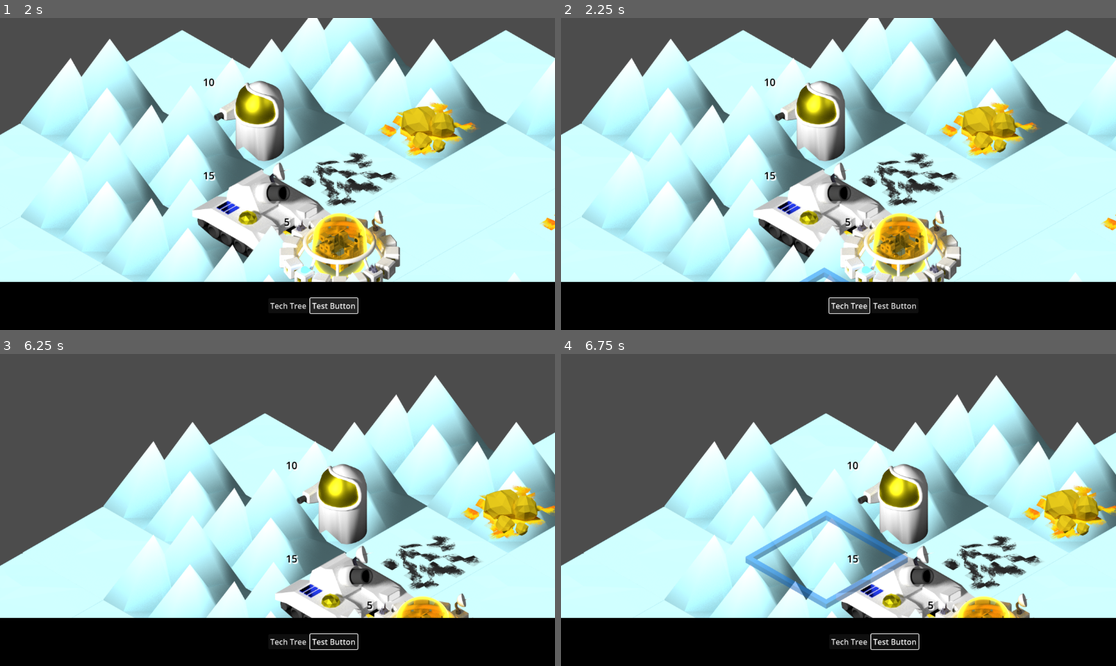
Above: before the commit, frames 1-4 (two rows, left to right).
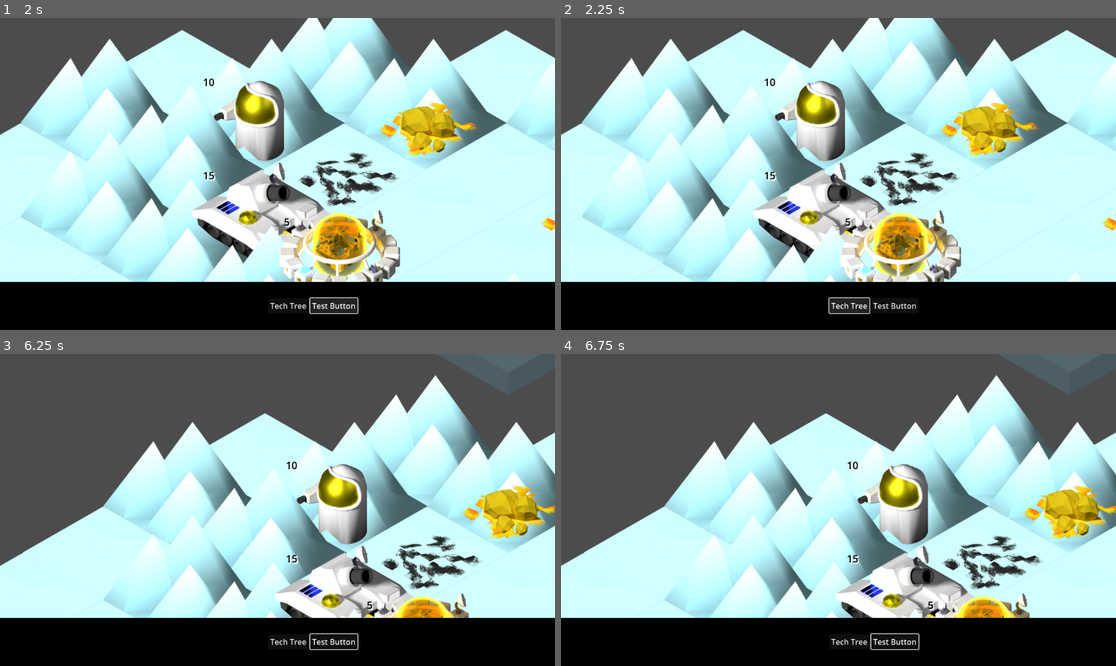
Above: after the commit, the same moments.

Repository: lifflander/stp
Game: Godot game, scene res://node_2d.tscn
Same seed, same stepped clock (60 frames per second), same inputs: the game is played once before the commit and once after it.
Inputs (mouse positions are in pixels of both pictures, inside the frame that each line leads up to):
- Up to frame 1 (2 s): click "Tech Tree" at 0.5 s; click "Test Button" at 1.25 s
- Up to frame 2 (2.25 s): click "Tech Tree" at 2 s
- Up to frame 3 (6.25 s): click "Test Button" at 2.75 s; click "Tech Tree" at 3.5 s; click "Test Button" at 4.25 s; tap Enter at 5 s; move the mouse to (399, 494) at 5.02 s; click (399, 494) at 5.17 s; tap Space at 5.75 s; drag from (166, 525) to (249, 572) at 5.77 s
- Up to frame 4 (6.75 s): move the mouse to (894, 441) at 6.52 s; click (894, 441) at 6.67 s

Frame 1 is identical in both runs. In frame 2, 0.2% of the frame differs, in the area x 42-52%, y 79-85%; in frame 3, 1.0%; in frame 4, 2.7%, in the area x 33-98%, y 0-82%.

Commit message:
Rewrite selection

Diff:
--- a/TileMap.gd
+++ b/TileMap.gd
@@ -9,9 +9,65 @@
 const unit_tile_set : int = 8
 var width : int = 200
 var height : int = 200
-var selected_cell : Vector2i = Vector2i(-1,-1)
-var selected_times : int = 0
-var unit_is_selected : bool = false
+
+class SelectionState:
+	var tile : Vector2i = Vector2i(-1,-1)
+	var times : int = 0
+	var map : Map = null
+	var has_unit_selected : bool = false
+	var unit_valid_moves : Array[Vector2i]
+
+	func _init(in_map : Map):
+		map = in_map
+
+	func select(in_tile : Vector2i) -> Vector2i:
+		var old_tile = tile
+
+		if in_tile != tile:
+			tile = in_tile
+			times = 0
+		else:
+			times += 1
+
+		has_unit_selected = unitSelected()
+
+		return old_tile
+
+	func getTile() -> Vector2i:
+		return tile
+
+	func validTile() -> bool:
+		return tile != Vector2i(-1,-1)
+
+	func selectedTileHasBase() -> bool:
+		if validTile():
+			return map.getTileVec(tile).hasBase()
+		else:
+			return false
+
+	func selectedTileHasUnit() -> bool:
+		if validTile():
+			return map.getTileVec(tile).hasUnit()
+		else:
+			return false
+
+	func unitSelected() -> bool:
+		if selectedTileHasUnit() and times % 2 == 0:
+			return true
+		else:
+			return false
+
+	func baseSelected() -> bool:
+		if selectedTileHasBase():
+			if selectedTileHasUnit() and times % 2 == 1:
+				return true
+			elif selectedTileHasUnit() and times % 2 == 0:
+				return false
+			return true
+		else:
+			return false
+
+var selection : SelectionState = null
 
 var selection_layer : int = -1
 var unit_layer_id : int = -1
@@ -57,6 +113,8 @@
 
 	drawTerrainLayer()
 
+	selection = SelectionState.new(map)
+
 func drawTerrainLayer():
 	# Draw the base map layer
 	for x in range(width):
@@ -64,36 +122,6 @@
 			var tile = map.getTileXY(x, y)
 			if tile != null:
 				set_cell(terrain_layer_id, Vector2i(x,y), tile.atlas.source_id, tile.atlas.atlas_coord)
-
-func hasUnitOnSquare(cell : Vector2i) -> bool:
-	if cell.x == -1 or cell.y == -1:
-		return false
-	else:
-		return map.getTileVec(cell).unit != null
-
-func hasBaseOnSquare(cell : Vector2i) -> bool:
-	if cell.x == -1 or cell.y == -1:
-		return false
-	else:
-		return map.getTileVec(cell).base != null
-
-func unselectCurrent():
-	var dcr = get_parent().find_child("DynamicColorRect") as ColorRect
-	dcr.visible = false
-	if selected_cell.x != -1 and selected_cell.y != -1:
-		set_cell(selection_layer, selected_cell, -1, Vector2i(0,0), 0)
-	unit_is_selected = false
-	if builder:
-		builder.queue_free()
-
-func unselectAround():
-	var unit = map.getTileVec(selected_cell).unit
-	if unit:
-		for move in unit.getValidMoves():
-			set_cell(selection_layer, move, -1, Vector2i(-1,-1), 0)
-	if builder:
-		builder.queue_free()
-		builder = null
 
 func animateUnit(unit : LogicEngine.Unit, from : Vector2i, to : Vector2i):
 	var new_sprite : Sprite2D = Sprite2D.new()
@@ -138,50 +166,69 @@
 	#var u4 = BuildUnit.new(LogicEngine.TankUnit.new(logic_engine, self, loc))
 	#dcrc.add_child(u4)
 
-func selectCell(cell : Vector2i):
-	var set_selected = true
-	if cell == selected_cell:
-		selected_times += 1
-
-		if hasUnitOnSquare(selected_cell) and selected_times % 2 != 0:
-			unit_is_selected = false
-			unselectAround()
+func unselectCell(tile : Vector2i):
+	set_cell(selection_layer, tile, -1, Vector2i(0,0), 0)
+	var dcr = get_parent().find_child("DynamicColorRect") as ColorRect
+	dcr.visible = false
+	if builder:
+		builder.queue_free()
+		builder = null
+
+func selectCell(tile : Vector2i):
+	if selection.has_unit_selected:
+		var elm = map.getTileVec(selection.getTile())
+		var unit = elm.unit
+
+		if unit:
+			var valid_moves = unit.getValidMoves()
+			if tile in valid_moves:
+				print("moving to tile: ", tile)
+				var tween = animateUnit(unit, selection.getTile(), tile)
+				elm.unit = null
+
+				var do_move = func do_move_impl():
+					logic_engine.moveUnit(unit, selection.getTile(), tile)
+
+				tween.tween_callback(do_move)
+
+				tile = Vector2i(-1,-1)
+
+			for move in valid_moves:
+				set_cell(selection_layer, move, -1, Vector2i(3,0), 0)
+		else:
+			for move in selection.unit_valid_moves:
+				set_cell(selection_layer, move, -1, Vector2i(3,0), 0)
+
+	var old_tile = selection.select(tile)
+
+	if old_tile != tile:
+		unselectCell(old_tile)
+
+	var unit_selected = selection.unitSelected()
+	var base_selected = selection.baseSelected()
+
+	print("unit: ", unit_selected, ", base:", base_selected)
+
+	if unit_selected:
+		unselectCell(selection.getTile())
+
+		var unit = map.getTileVec(selection.getTile()).unit
+		var source = tile_set.get_source(10) as TileSetAtlasSource
+		var origin = source.get_tile_data(unit.unit_coord, 0).texture_origin
+		var tile_data = source.get_tile_data(unit.unit_coord, 0)
+
+		var tween = get_tree().create_tween()
+		tween.tween_property(tile_data, "texture_origin:y", origin.y+50, 0.1).set_trans(Tween.TRANS_LINEAR)
+		tween.chain().tween_property(tile_data, "texture_origin:y", origin.y, 0.1).set_trans(Tween.TRANS_LINEAR)
+
+		var valid_moves = unit.getValidMoves()
+		selection.unit_valid_moves = valid_moves
+		for move in valid_moves:
+			set_cell(selection_layer, move, 9, Vector2i(3,0), 0)
+	elif base_selected:
+		setUIForBase(map.getTileVec(selection.getTile()).base)
 	else:
-		if hasUnitOnSquare(selected_cell) and selected_times % 2 == 0:
-			print("calling move unit")
-			unselectAround()
-			var tile = map.getTileVec(selected_cell)
-			var unit = tile.unit
-			if cell in unit.getValidMoves():
-				var tween = animateUnit(unit, selected_cell, cell)
-				tile.unit = null
-
-				var do_move = func do_move_impl():
-					logic_engine.moveUnit(unit, selected_cell, cell)
-
-				tween.tween_callback(do_move)
-			selected_cell = Vector2i(-1,-1)
-			set_selected = false
-		else:
-			unselectAround()
-
-		unselectCurrent()
-		selected_times = 0
-
-		if hasBaseOnSquare(cell) and selected_times % 2 == 0:
-			setUIForBase(map.getTileVec(cell).base)
-
-	if set_selected:
-		selected_cell = cell
-		if hasUnitOnSquare(selected_cell):
-			var unit = map.getTileVec(selected_cell).unit
-			var source = tile_set.get_source(10) as TileSetAtlasSource
-			var origin = source.get_tile_data(unit.unit_coord, 0).texture_origin
-			var tile_data = source.get_tile_data(unit.unit_coord, 0)
-
-			var tween = get_tree().create_tween()
-			tween.tween_property(tile_data, "texture_origin:y", origin.y+50, 0.1).set_trans(Tween.TRANS_LINEAR)
-			tween.chain().tween_property(tile_data, "texture_origin:y", origin.y, 0.1).set_trans(Tween.TRANS_LINEAR)
+		set_cell(selection_layer, selection.getTile(), 9, Vector2i(0,0), 0)
 
 func drawCity(base : LogicEngine.Base):
 	set_cell(city_layer_id, base.location, base.base_source_id, base.base_coord, 0)
@@ -217,7 +264,7 @@
 			var tile = map.getTileXY(x, y)
 			if tile != null and tile.unit != null:
 				set_cell(unit_layer_id, Vector2i(x,y), tile.unit.unit_source_id, tile.unit.unit_coord, 0)
-				set_cell(selection_layer, selected_cell, -1, Vector2i(0,0), 0)
+				set_cell(selection_layer, selection.getTile(), -1, Vector2i(0,0), 0)
 
 				# raster the health indicator
 				var new_label : Label = Label.new()
@@ -231,7 +278,9 @@
 				label_holder.add_child(new_label)
 
 				# check if we need to raster a builder icon
-				if not builder and tile.unit.hasBuilder() and unit_is_selected and selected_cell.x == x and selected_cell.y == y:
+				var selected_tile = selection.getTile()
+				if not builder and tile.unit.hasBuilder() and selection.unitSelected() and selected_tile.x == x and selected_tile.y == y:
+					print("making builder")
 					builder = BuilderIcon.new()
 					builder.location = Vector2i(x,y)
 					builder.le = logic_engine
@@ -245,18 +294,7 @@
 			else:
 				set_cell(unit_layer_id, Vector2i(x,y), -1, Vector2i(-1,-1), 0)
 
-	if selected_cell.x != -1 and selected_cell.y != -1:
-		if hasUnitOnSquare(selected_cell) and selected_times % 2 == 0:
-			var unit = map.getTileVec(selected_cell).unit
-			var valid_move_squares : Array[Vector2i] = unit.getValidMoves()
-			set_cell(unit_layer_id, selected_cell, unit.unit_source_id+2, unit.unit_coord, 0)
-			unit_is_selected = true
-		else:
-			set_cell(selection_layer, selected_cell, 9, Vector2i(0,0), 0)
-
-	if unit_is_selected:
-		var unit = map.getTileVec(selected_cell).unit
-
-		if unit:
-			for move in unit.getValidMoves():
-				set_cell(selection_layer, move, 9, Vector2i(3,0), 0)
+	var unit_selected = selection.unitSelected()
+	if unit_selected:
+		var unit = map.getTileVec(selection.getTile()).unit
+		set_cell(unit_layer_id, selection.getTile(), unit.unit_source_id+2, unit.unit_coord, 0)
--- a/iso-tileset-2.tres
+++ b/iso-tileset-2.tres
@@ -1,5 +1,6 @@
-[gd_resource type="TileSet" load_steps=21 format=3 uid="uid://0jewu7pkdoe8"]
+[gd_resource type="TileSet" load_steps=23 format=3 uid="uid://0jewu7pkdoe8"]
 
+[ext_resource type="Texture2D" uid="uid://b3bhoe2tb63dy" path="res://assets/tilesets/Atmosphere_1.png" id="1_o4mdy"]
 [ext_resource type="Material" uid="uid://dp8smeaxg8g1" path="res://orb-shader.tres" id="2_40q4k"]
 [ext_resource type="Texture2D" uid="uid://d2ql6dm0nudk4" path="res://assets/tilesets/Units-Tileset_1.png" id="2_t27ds"]
 [ext_resource type="Texture2D" uid="uid://dalalwkh6mad7" path="res://assets/tilesets/Base_Tileset_1.png" id="3_itlhw"]
@@ -11,6 +12,19 @@
 
 [sub_resource type="TileMapPattern" id="TileMapPattern_74qju"]
 tile_data = PackedInt32Array(0, 65536, 0, 1, 65536, 0, 2, 65536, 0, 65538, 65536, 0)
+
+[sub_resource type="TileSetAtlasSource" id="TileSetAtlasSource_yh4kb"]
+texture = ExtResource("1_o4mdy")
+margins = Vector2i(0, 46)
+separation = Vector2i(3, 0)
+texture_region_size = Vector2i(480, 350)
+0:0/0 = 0
+1:0/0 = 0
+2:0/0 = 0
+3:0/0 = 0
+4:0/0 = 0
+5:0/0 = 0
+6:0/0 = 0
 
 [sub_resource type="TileSetAtlasSource" id="TileSetAtlasSource_v8dyp"]
 resource_name = "UnitSetSelected"
@@ -159,4 +173,5 @@
 sources/9 = SubResource("TileSetAtlasSource_r0v2n")
 sources/10 = SubResource("TileSetAtlasSource_v8dyp")
 sources/12 = SubResource("TileSetAtlasSource_vgkwd")
+sources/0 = SubResource("TileSetAtlasSource_yh4kb")
 pattern_0 = SubResource("TileMapPattern_74qju")
--- a/node_2d.tscn
+++ b/node_2d.tscn
@@ -41,6 +41,7 @@
 format = 2
 layer_0/name = "Base layer"
 layer_0/y_sort_enabled = true
+layer_0/tile_data = PackedInt32Array(-131072, 65542, 0, -65537, 65542, 0, -131073, 65542, 0, -196608, 65542, 0, -65538, 65542, 0, -262144, 65542, 0, -196609, 65542, 0, -131074, 65542, 0, -196610, 65542, 0, -65539, 65542, 0, -131075, 65542, 0, -196611, 65542, 0, -262147, 65542, 0, -262146, 65542, 0, -262145, 65542, 0, -327680, 65542, 0, -65535, 393216, 0, -131071, 327680, 0, -196607, 327680, 0, -262143, 327680, 0, -65536, 262144, 0, -1, 262144, 0, -2, 262144, 0, -327684, 65536, 0, -262148, 131072, 0, -196612, 131072, 0, -131076, 131072, 0, -65540, 131072, 0, -327683, 196608, 0, -327682, 196608, 0, -327681, 196608, 0, -393216, 196608, 0, -3, 262144, 0, -327679, 327680, 0)
 layer_1/name = "Resources"
 layer_1/y_sort_enabled = true
 layer_1/tile_data = PackedInt32Array(65539, 131081, 0, 196611, 131081, 0, 131075, 65545, 0, 262150, 131081, 0, 6, 131081, 0, 65543, 65545, 0, 65544, 65545, 0, 65541, 131081, 0, 327688, 131081, 0)
Binary file added: assets/tilesets/Atmosphere_1.png
Not shown, added: assets/tilesets/Atmosphere_1.png.import
